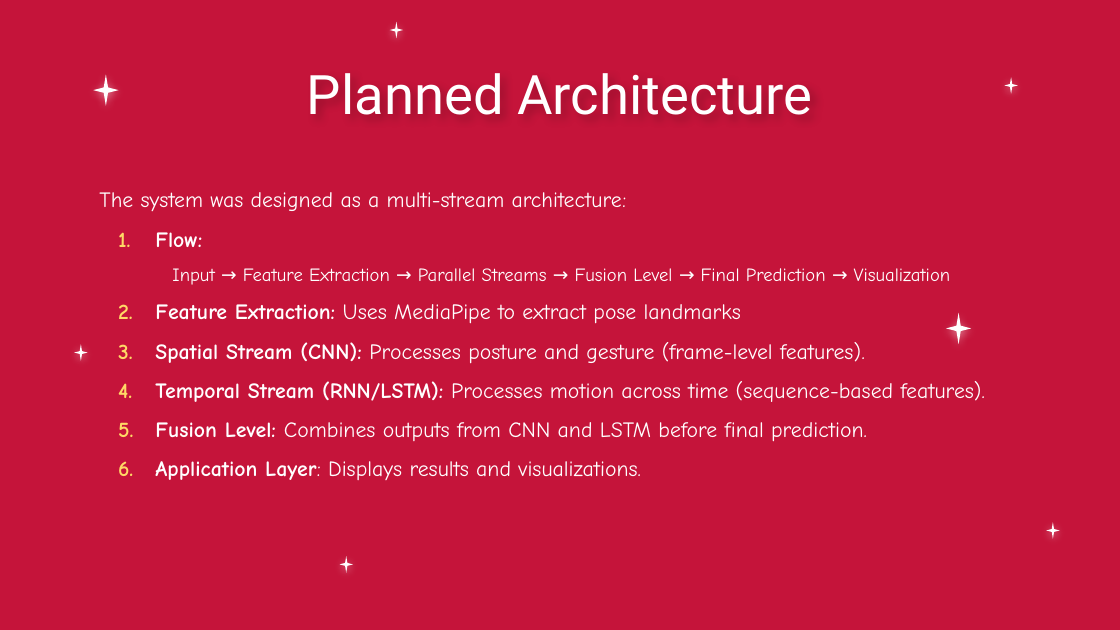
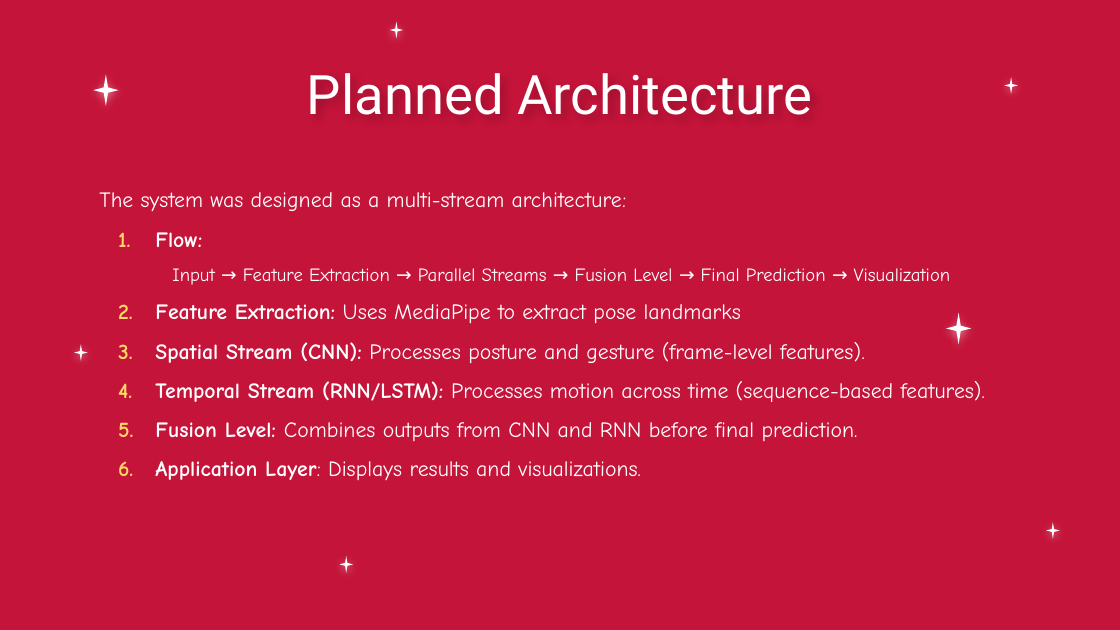
Before and after one commit to MiraPhilip12/Graduation_Project_ESLSCA, a slide deck: slide 16 of Milestone 4/Graduation_Project_Milestone4.pptx. Drawn at 1120x630 pixels with LibreOffice and Linux fonts; fonts in the diff are those of the drawing; background and template pictures are left out. Boxes give left, top, right and bottom in pixels: in the first picture for what was removed or moved away, otherwise in the second. Text is boxed around its words. In the diff, an @@ line names an element or a change of style, - is before the commit and + after.

```diff
--- a/Milestone 4/Graduation_Project_Milestone4.pptx
+++ b/Milestone 4/Graduation_Project_Milestone4.pptx
@@ text at (155, 422, 858, 441): text changed @@
-5. Fusion Level: Combines outputs from CNN and LSTM before final prediction.
+5. Fusion Level: Combines outputs from CNN and RNN before final prediction.
```
Also in this commit, not shown: 1 other slide changed, 1 other file.
